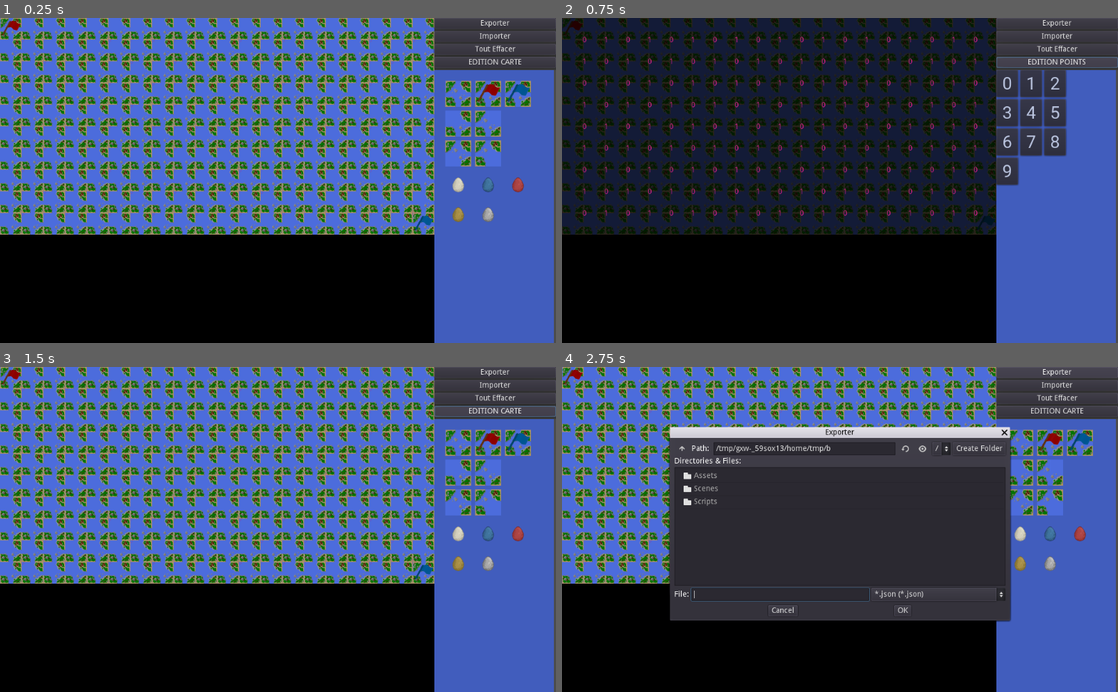
Above: before the commit, frames 1-4 (two rows, left to right).
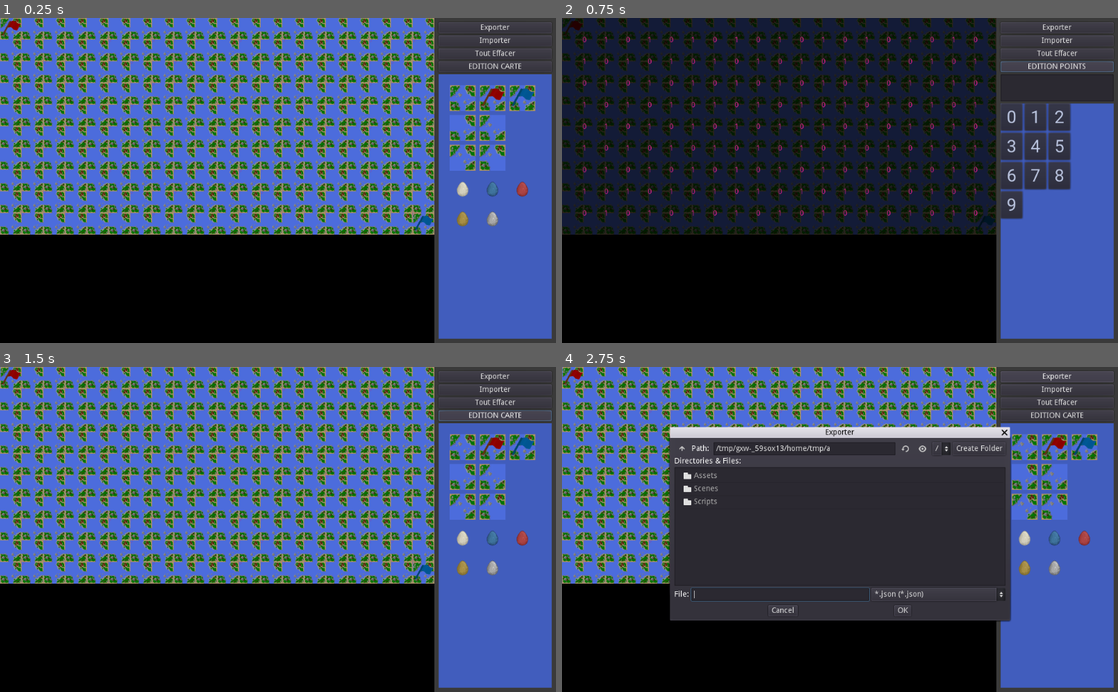
Above: after the commit, the same moments.

Repository: prologin/prologin2024
Game: Godot game, scene res://Scenes/MapEditor/MapEditor.tscn
Two runs of this game, one before a commit and one after it. Both use one fixed random seed, a clock stepped at 60 frames per second and the inputs below. This scene is started directly instead of the project's main scene.
Inputs:
- Up to frame 1 (0.25 s): no input
- Up to frame 2 (0.75 s): click "EDITION CARTE" at 0.5 s
- Up to frame 3 (1.5 s): click "EDITION POINTS" at 1.25 s
- Up to frame 4 (2.75 s): click "Exporter" at 2 s

The runs differ from the first frame. In frame 1, 5.4% of the frame differs, in the area x 78-100%, y 0-100%; in frame 2, 5.7%; in frame 3, 5.6%; in frame 4, 4.9%.

Commit message:
front(editor): Custom point selection

Diff:
--- a/gui/godot/Scenes/MapEditor/MapEditor.tscn
+++ b/gui/godot/Scenes/MapEditor/MapEditor.tscn
@@ -37,25 +37,27 @@
 color = Color( 0.231373, 0.231373, 0.231373, 1 )
 
 [node name="VBoxContainer" type="VBoxContainer" parent="Selector"]
-margin_right = 224.0
-margin_bottom = 600.0
+margin_left = 8.0
+margin_top = 8.0
+margin_right = 216.0
+margin_bottom = 592.0
 size_flags_horizontal = 3
 size_flags_vertical = 3
 
 [node name="Export" type="Button" parent="Selector/VBoxContainer"]
-margin_right = 224.0
+margin_right = 208.0
 margin_bottom = 20.0
 text = "Exporter"
 
 [node name="Import" type="Button" parent="Selector/VBoxContainer"]
 margin_top = 24.0
-margin_right = 224.0
+margin_right = 208.0
 margin_bottom = 44.0
 text = "Importer"
 
 [node name="ClearMap" type="Button" parent="Selector/VBoxContainer"]
 margin_top = 48.0
-margin_right = 224.0
+margin_right = 208.0
 margin_bottom = 68.0
 grow_horizontal = 2
 grow_vertical = 2
@@ -63,20 +65,28 @@
 
 [node name="EditorModeToggle" type="Button" parent="Selector/VBoxContainer"]
 margin_top = 72.0
-margin_right = 224.0
+margin_right = 208.0
 margin_bottom = 92.0
 text = "Editor Mode"
 
+[node name="PointsAmount" type="TextEdit" parent="Selector/VBoxContainer"]
+margin_top = 96.0
+margin_right = 208.0
+margin_bottom = 146.0
+rect_min_size = Vector2( 0, 50 )
+hint_tooltip = "Nombre de points de la sélection"
+custom_fonts/font = ExtResource( 5 )
+
 [node name="ViewportContainer" type="ViewportContainer" parent="Selector/VBoxContainer"]
-margin_top = 96.0
-margin_right = 224.0
-margin_bottom = 600.0
+margin_top = 150.0
+margin_right = 208.0
+margin_bottom = 584.0
 size_flags_horizontal = 3
 size_flags_vertical = 3
 stretch = true
 
 [node name="Viewport" type="Viewport" parent="Selector/VBoxContainer/ViewportContainer"]
-size = Vector2( 224, 504 )
+size = Vector2( 208, 434 )
 handle_input_locally = false
 render_target_update_mode = 3
 
@@ -182,6 +192,10 @@
 [connection signal="pressed" from="Selector/VBoxContainer/ClearMap" to="." method="_on_ClearMap_pressed"]
 [connection signal="pressed" from="Selector/VBoxContainer/EditorModeToggle" to="." method="_on_EditorModeToggle_pressed"]
 [connection signal="pressed" from="Selector/VBoxContainer/EditorModeToggle" to="." method="_on_SampleMap_pressed"]
+[connection signal="focus_entered" from="Selector/VBoxContainer/PointsAmount" to="." method="_on_PointsAmount_focus_entered"]
+[connection signal="focus_exited" from="Selector/VBoxContainer/PointsAmount" to="." method="_on_PointsAmount_focus_exited"]
+[connection signal="gui_input" from="Selector/VBoxContainer/PointsAmount" to="." method="_on_PointsAmount_gui_input"]
+[connection signal="text_changed" from="Selector/VBoxContainer/PointsAmount" to="." method="_on_PointsAmount_text_changed"]
 [connection signal="on_selection" from="Selector/VBoxContainer/ViewportContainer/Viewport/CenterContainer/BGSelector" to="." method="_on_BGSelector_on_selection"]
 [connection signal="about_to_show" from="Popups/ExportDialog" to="." method="_on_ExportDialog_about_to_show"]
 [connection signal="file_selected" from="Popups/ExportDialog" to="." method="_on_ExportDialog_file_selected"]
--- a/gui/godot/Scripts/Scenes/MapEditor/MapEditor.gd
+++ b/gui/godot/Scripts/Scenes/MapEditor/MapEditor.gd
@@ -13,6 +13,7 @@
 onready var aigle_dialog = $Popups/AigleDialog
 onready var aigle_dialog_puissance : TextEdit = $Popups/AigleDialog/VBoxContainer/Puissance
 onready var aigle_dialog_eclosion : TextEdit = $Popups/AigleDialog/VBoxContainer/Eclosion
+onready var points_amount : TextEdit = $Selector/VBoxContainer/PointsAmount
 
 var bg_selection = null
 var points_selection = null
@@ -20,6 +21,7 @@
 var points_editor_mode = Constants.EditorMode.BACKGROUND
 var selected_aigle_data = null
 var is_dialog_opened = false
+var points_amount_focused = false
 
 
 func _ready():
@@ -33,6 +35,7 @@
 	var alpha_disabled = .25
 	tiles_selector.visible = points_editor_mode != Constants.EditorMode.POINTS
 	points_selector.visible = points_editor_mode == Constants.EditorMode.POINTS
+	points_amount.visible = points_editor_mode == Constants.EditorMode.POINTS
 	if points_editor_mode == Constants.EditorMode.POINTS:
 		editor_mode_toggle.text = 'EDITION POINTS'
 		viewer.set_alpha(alpha_disabled, 1)
@@ -42,10 +45,12 @@
 
 
 func on_point_selected(i):
+	# TODO : Highlight selected if exists
 	if points_selection in [i, -i]:
 		points_selection = -points_selection
 	else:
 		points_selection = i
+	points_amount.text = str(points_selection)
 	print('points_selection: ', points_selection)
 
 
@@ -61,7 +66,7 @@
 
 # --- Keyboard ---
 func _input(event):
-	if is_dialog_opened:
+	if is_dialog_opened or points_amount_focused:
 		return
 
 	var matching = {
@@ -79,13 +84,7 @@
 	if event is InputEventKey and event.pressed and event.scancode in matching:
 		var n = matching[event.scancode]
 		if points_editor_mode == Constants.EditorMode.POINTS:
-			# TODO : Highlight selected
-			# Inverse sign
-			if points_selection in [n, -n]:
-				points_selection = -points_selection
-			else:
-				points_selection = n
-			print('points_selection: ', points_selection)
+			on_point_selected(n)
 		else:
 			# Edit map
 			if n < len(Viewer.tiles):
@@ -272,3 +271,24 @@
 	selected_aigle.tour_eclosion = tour_eclosion
 	selected_aigle.puissance = puissance
 	viewer.update_all(viewer.map)
+
+
+func _on_PointsAmount_text_changed():
+	var n_points = points_amount.text.strip_edges().to_int()
+	if n_points != null:
+		points_selection = n_points
+		print('points_selection: ', points_selection)
+
+
+func _on_PointsAmount_focus_entered():
+	points_amount_focused = true
+
+
+func _on_PointsAmount_focus_exited():
+	points_amount_focused = false
+
+
+func _on_PointsAmount_gui_input(event):
+	if event is InputEventKey and event.pressed and event.scancode == KEY_ENTER:
+		points_amount.release_focus()
+		points_amount.text = str(points_selection)
